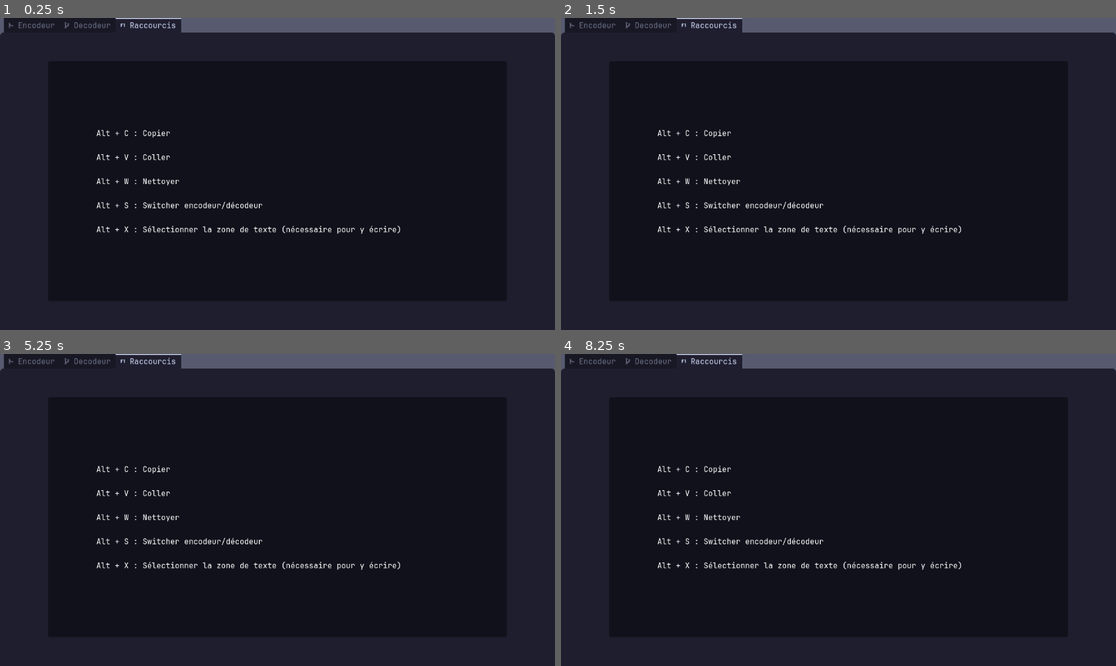
Above: before the commit, frames 1-4 (two rows, left to right).
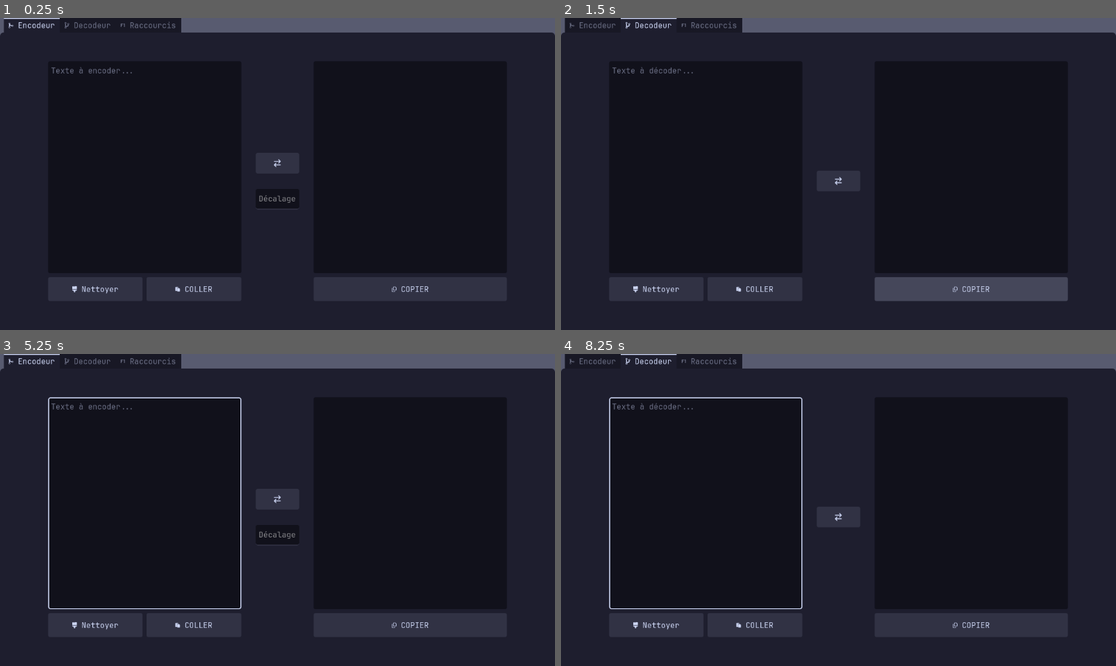
Above: after the commit, the same moments.

Repository: LaChaussetteGauche/UniCypherCode
Game: Godot game, scene res://Scenes/control.tscn
Two runs of this game, one before a commit and one after it. Both use one fixed random seed, a clock stepped at 60 frames per second and the inputs below. Before the commit the project starts from res://control.tscn.
Inputs (mouse positions are in pixels of both pictures, inside the frame that each line leads up to):
- Up to frame 1 (0.25 s): no input
- Up to frame 2 (1.5 s): click (838, 164) at 0.5 s, where only the run after the commit has a clickable ""; click (971, 289) at 1.25 s, where only the run after the commit has a clickable " COPIER"
- Up to frame 3 (5.25 s): click (94, 625) at 2 s, where only the run after the commit has a clickable " Nettoyer"; click (194, 625) at 2.75 s, where only the run after the commit has a clickable " COLLER"; click (94, 625) at 3.5 s, where only the run after the commit has a clickable " Nettoyer"; click (194, 625) at 4.25 s, where only the run after the commit has a clickable " COLLER"; click (277, 516) at 5 s, where only the run after the commit has a clickable ""
- Up to frame 4 (8.25 s): click (971, 625) at 5.75 s, where only the run after the commit has a clickable " COPIER"; click (655, 625) at 6.5 s, where only the run after the commit has a clickable " Nettoyer"; click (755, 625) at 7.25 s, where only the run after the commit has a clickable " COLLER"; click (838, 500) at 8 s, where only the run after the commit has a clickable ""

The runs differ from the first frame. In frame 1, 7.1% of the frame differs, in the area x 0-92%, y 0-91%; in frame 2, 7.1%; in frame 3, 7.7%; in frame 4, 7.7%.

Commit message:
AJOUT option décalage

Diff:
--- a/control.tscn
+++ b/Scenes/control.tscn
@@ -1,9 +1,9 @@
 [gd_scene format=3 uid="uid://dritfvqno2qbd"]
 
-[ext_resource type="Script" uid="uid://duenjhcyg8tgg" path="res://control.gd" id="1_qtu10"]
-[ext_resource type="PackedScene" uid="uid://f7gqau348lam" path="res://decode.tscn" id="2_ee4bf"]
-[ext_resource type="FontFile" uid="uid://ce3udj4wrvttl" path="res://JetBrainsMonoNerdFontMono-Regular.ttf" id="2_kbped"]
-[ext_resource type="PackedScene" uid="uid://d3hir4cg5kkrd" path="res://encode.tscn" id="3_kbped"]
+[ext_resource type="Script" uid="uid://duenjhcyg8tgg" path="res://Scripts/control.gd" id="1_wpaqk"]
+[ext_resource type="FontFile" uid="uid://ce3udj4wrvttl" path="res://JetBrainsMonoNerdFontMono-Regular.ttf" id="2_btyrf"]
+[ext_resource type="PackedScene" uid="uid://d3hir4cg5kkrd" path="res://Scenes/encode.tscn" id="3_btyrf"]
+[ext_resource type="PackedScene" uid="uid://f7gqau348lam" path="res://Scenes/decode.tscn" id="4_dqysy"]
 
 [sub_resource type="StyleBoxFlat" id="StyleBoxFlat_0tcye"]
 bg_color = Color(0.34509805, 0.35686275, 0.4392157, 1)
@@ -48,7 +48,7 @@
 corner_radius_bottom_left = 4
 
 [node name="Control" type="Node" unique_id=785502328]
-script = ExtResource("1_qtu10")
+script = ExtResource("1_wpaqk")
 
 [node name="Panel" type="Panel" parent="." unique_id=801948941]
 anchors_preset = 15
@@ -67,30 +67,30 @@
 theme_override_colors/font_selected_color = Color(0.8039216, 0.8392157, 0.95686275, 1)
 theme_override_colors/font_hovered_color = Color(0.8039216, 0.8392157, 0.95686275, 1)
 theme_override_colors/font_unselected_color = Color(0.42352942, 0.4392157, 0.5254902, 1)
-theme_override_fonts/font = ExtResource("2_kbped")
+theme_override_fonts/font = ExtResource("2_btyrf")
 theme_override_font_sizes/font_size = 16
 theme_override_styles/panel = SubResource("StyleBoxFlat_qtu10")
 theme_override_styles/tab_unselected = SubResource("StyleBoxFlat_kbped")
 theme_override_styles/tab_hovered = SubResource("StyleBoxFlat_iy58a")
 theme_override_styles/tab_selected = SubResource("StyleBoxFlat_fj5cn")
-current_tab = 2
+current_tab = 0
 tab_0/title = " Encodeur"
 tab_1/title = " Decodeur"
 tab_2/title = "󱊫 Raccourcis"
 
-[node name="Encode" parent="TabContainer" unique_id=1446872324 instance=ExtResource("3_kbped")]
-visible = false
+[node name="Encode" parent="TabContainer" unique_id=1446872324 instance=ExtResource("3_btyrf")]
 layout_mode = 2
 metadata/_tab_index = 0
 metadata/_tab_name = " Encodeur"
 
-[node name="Decode" parent="TabContainer" unique_id=680072098 instance=ExtResource("2_ee4bf")]
+[node name="Decode" parent="TabContainer" unique_id=680072098 instance=ExtResource("4_dqysy")]
 visible = false
 layout_mode = 2
 metadata/_tab_index = 1
 metadata/_tab_name = " Decodeur"
 
 [node name="Shortcuts" type="MarginContainer" parent="TabContainer" unique_id=960430162]
+visible = false
 layout_mode = 2
 theme_override_constants/margin_left = 100
 theme_override_constants/margin_top = 60
--- a/decode.tscn
+++ b/Scenes/decode.tscn
@@ -1,7 +1,7 @@
 [gd_scene format=3 uid="uid://f7gqau348lam"]
 
-[ext_resource type="Script" uid="uid://bugrpux1d4bbv" path="res://decode.gd" id="1_ft6e2"]
-[ext_resource type="FontFile" uid="uid://ce3udj4wrvttl" path="res://JetBrainsMonoNerdFontMono-Regular.ttf" id="2_mvs0n"]
+[ext_resource type="Script" uid="uid://bugrpux1d4bbv" path="res://Scripts/decode.gd" id="1_wa3j5"]
+[ext_resource type="FontFile" uid="uid://ce3udj4wrvttl" path="res://JetBrainsMonoNerdFontMono-Regular.ttf" id="2_or4dg"]
 
 [sub_resource type="StyleBoxFlat" id="StyleBoxFlat_mvs0n"]
 content_margin_left = 6.0
@@ -138,7 +138,7 @@
 anchor_bottom = 1.0
 grow_horizontal = 2
 grow_vertical = 2
-script = ExtResource("1_ft6e2")
+script = ExtResource("1_wa3j5")
 
 [node name="MarginContainer" type="MarginContainer" parent="." unique_id=292631537]
 layout_mode = 1
@@ -201,19 +201,20 @@
 theme_override_colors/font_color = Color(0.8039216, 0.8392157, 0.95686275, 1)
 theme_override_colors/font_pressed_color = Color(0.8039216, 0.8392157, 0.95686275, 1)
 theme_override_colors/font_hover_color = Color(0.8039216, 0.8392157, 0.95686275, 1)
-theme_override_fonts/font = ExtResource("2_mvs0n")
+theme_override_fonts/font = ExtResource("2_or4dg")
 theme_override_styles/normal = SubResource("StyleBoxFlat_dnbte")
 theme_override_styles/pressed = SubResource("StyleBoxFlat_lrgad")
 theme_override_styles/hover = SubResource("StyleBoxFlat_si0n3")
 text = " COLLER"
 
 [node name="SwitchButton" type="Button" parent="MarginContainer/HBoxContainer" unique_id=948846570]
+custom_minimum_size = Vector2(90, 0)
 layout_mode = 2
 size_flags_vertical = 4
 theme_override_colors/font_color = Color(0.8039216, 0.8392157, 0.95686275, 1)
 theme_override_colors/font_pressed_color = Color(0.8039216, 0.8392157, 0.95686275, 1)
 theme_override_colors/font_hover_color = Color(0.8039216, 0.8392157, 0.95686275, 1)
-theme_override_fonts/font = ExtResource("2_mvs0n")
+theme_override_fonts/font = ExtResource("2_or4dg")
 theme_override_font_sizes/font_size = 32
 theme_override_styles/normal = SubResource("StyleBoxFlat_qldwk")
 theme_override_styles/pressed = SubResource("StyleBoxFlat_4uf71")
--- a/encode.tscn
+++ b/Scenes/encode.tscn
@@ -1,7 +1,7 @@
 [gd_scene format=3 uid="uid://d3hir4cg5kkrd"]
 
-[ext_resource type="Script" uid="uid://b0y4labjwuu3o" path="res://encode.gd" id="1_0usgp"]
-[ext_resource type="FontFile" uid="uid://ce3udj4wrvttl" path="res://JetBrainsMonoNerdFontMono-Regular.ttf" id="2_u4efu"]
+[ext_resource type="Script" uid="uid://b0y4labjwuu3o" path="res://Scripts/encode.gd" id="1_hhm2o"]
+[ext_resource type="FontFile" uid="uid://ce3udj4wrvttl" path="res://JetBrainsMonoNerdFontMono-Regular.ttf" id="2_w3a56"]
 
 [sub_resource type="StyleBoxFlat" id="StyleBoxFlat_fkf73"]
 content_margin_left = 6.0
@@ -94,6 +94,15 @@
 content_margin_left = 8.0
 content_margin_right = 8.0
 bg_color = Color(0.27058825, 0.2784314, 0.3529412, 1)
+corner_radius_top_left = 4
+corner_radius_top_right = 4
+corner_radius_bottom_right = 4
+corner_radius_bottom_left = 4
+
+[sub_resource type="StyleBoxFlat" id="StyleBoxFlat_0tcye"]
+bg_color = Color(0.06666667, 0.06666667, 0.105882354, 1)
+border_width_bottom = 2
+border_color = Color(0.19215687, 0.19607843, 0.26666668, 1)
 corner_radius_top_left = 4
 corner_radius_top_right = 4
 corner_radius_bottom_right = 4
@@ -138,7 +147,7 @@
 anchor_bottom = 1.0
 grow_horizontal = 2
 grow_vertical = 2
-script = ExtResource("1_0usgp")
+script = ExtResource("1_hhm2o")
 
 [node name="MarginContainer" type="MarginContainer" parent="." unique_id=589147083]
 layout_mode = 1
@@ -201,25 +210,40 @@
 theme_override_colors/font_color = Color(0.8039216, 0.8392157, 0.95686275, 1)
 theme_override_colors/font_pressed_color = Color(0.8039216, 0.8392157, 0.95686275, 1)
 theme_override_colors/font_hover_color = Color(0.8039216, 0.8392157, 0.95686275, 1)
-theme_override_fonts/font = ExtResource("2_u4efu")
+theme_override_fonts/font = ExtResource("2_w3a56")
 theme_override_styles/normal = SubResource("StyleBoxFlat_psq8c")
 theme_override_styles/pressed = SubResource("StyleBoxFlat_sv5pd")
 theme_override_styles/hover = SubResource("StyleBoxFlat_vg5sf")
 text = " COLLER"
 
-[node name="SwitchButton" type="Button" parent="MarginContainer/HBoxContainer" unique_id=1734408119]
+[node name="VBoxContainer3" type="VBoxContainer" parent="MarginContainer/HBoxContainer" unique_id=773688690]
 layout_mode = 2
 size_flags_vertical = 4
-theme_override_colors/font_color = Color(0.8039216, 0.8392157, 0.95686275, 1)
-theme_override_colors/font_pressed_color = Color(0.8039216, 0.8392157, 0.95686275, 1)
-theme_override_colors/font_hover_color = Color(0.8039216, 0.8392157, 0.95686275, 1)
-theme_override_fonts/font = ExtResource("2_u4efu")
+theme_override_constants/separation = 32
+
+[node name="SwitchButton" type="Button" parent="MarginContainer/HBoxContainer/VBoxContainer3" unique_id=1734408119]
+layout_mode = 2
+size_flags_vertical = 4
+theme_override_colors/font_color = Color(0.8039216, 0.8392157, 0.95686275, 1)
+theme_override_colors/font_pressed_color = Color(0.8039216, 0.8392157, 0.95686275, 1)
+theme_override_colors/font_hover_color = Color(0.8039216, 0.8392157, 0.95686275, 1)
+theme_override_fonts/font = ExtResource("2_w3a56")
 theme_override_font_sizes/font_size = 32
 theme_override_styles/normal = SubResource("StyleBoxFlat_8orff")
 theme_override_styles/pressed = SubResource("StyleBoxFlat_6gqb8")
 theme_override_styles/hover = SubResource("StyleBoxFlat_df36m")
 text = ""
 
+[node name="LineEdit" type="LineEdit" parent="MarginContainer/HBoxContainer/VBoxContainer3" unique_id=701603504]
+custom_minimum_size = Vector2(90, 43)
+layout_mode = 2
+theme_override_fonts/font = ExtResource("2_w3a56")
+theme_override_styles/normal = SubResource("StyleBoxFlat_0tcye")
+placeholder_text = "Décalage"
+alignment = 1
+max_length = 1
+caret_blink = true
+
 [node name="VBoxContainer2" type="VBoxContainer" parent="MarginContainer/HBoxContainer" unique_id=989467949]
 layout_mode = 2
 size_flags_horizontal = 3
@@ -254,5 +278,6 @@
 [connection signal="text_changed" from="MarginContainer/HBoxContainer/VBoxContainer/TextEdit" to="." method="_on_text_edit_text_changed"]
 [connection signal="pressed" from="MarginContainer/HBoxContainer/VBoxContainer/HBoxContainer/ClearButton" to="." method="_on_clear_button_pressed"]
 [connection signal="pressed" from="MarginContainer/HBoxContainer/VBoxContainer/HBoxContainer/PasteButton" to="." method="_on_paste_button_pressed"]
-[connection signal="pressed" from="MarginContainer/HBoxContainer/SwitchButton" to="." method="_on_switch_button_pressed"]
+[connection signal="pressed" from="MarginContainer/HBoxContainer/VBoxContainer3/SwitchButton" to="." method="_on_switch_button_pressed"]
+[connection signal="text_changed" from="MarginContainer/HBoxContainer/VBoxContainer3/LineEdit" to="." method="_on_line_edit_text_changed"]
 [connection signal="pressed" from="MarginContainer/HBoxContainer/VBoxContainer2/CopyButton" to="." method="_on_copy_button_pressed"]
--- a/decode.gd
+++ b/Scripts/decode.gd
@@ -29,18 +29,18 @@
 
 	if text_edit.text == "":
 		return
-	elif !int(text_edit.text) or len(text_edit.text) < 2:
+	elif !text_edit.text.is_valid_int() or len(text_edit.text) < 2:
 		error = true
 		label.add_theme_color_override(&"font_color", Color.hex(0xf38ba8ff))
 		label.text = "ERROR"
 		return
 
-	var offset = int(text_edit.text[0])
+	var offset := int(text_edit.text[0])
 
-	var i = 1
+	var i := 1
 
 	while true:
-		var chr = ""
+		var chr := ""
 
 		for j in int(text_edit.text[i]):
 			if len(text_edit.text) > i + j + 1:
--- a/encode.gd
+++ b/Scripts/encode.gd
@@ -2,6 +2,9 @@
 
 @onready var text_edit: TextEdit = $MarginContainer/HBoxContainer/VBoxContainer/TextEdit
 @onready var label: Label = $MarginContainer/HBoxContainer/VBoxContainer2/ScrollContainer/Label
+@onready var line_edit: LineEdit = $MarginContainer/HBoxContainer/VBoxContainer3/LineEdit
+
+var error := false
 
 
 func input(_event: InputEvent) -> void:
@@ -21,20 +24,33 @@
 	_on_text_edit_text_changed()
 
 func _on_text_edit_text_changed() -> void:
+	error = false
+	label.add_theme_color_override(&"font_color", Color.hex(0xcdd6f4ff))
 	if text_edit.text == "":
 		label.text = ""
 		return
 
-	var offset = str(randi_range(1, 9))
-	label.text = offset
+	var offset: int
+	if line_edit.text != "":
+		if line_edit.text.is_valid_int():
+			offset = int(line_edit.text)
+		else:
+			error = true
+			label.add_theme_color_override(&"font_color", Color.hex(0xf38ba8ff))
+			label.text = "ERROR"
+			return
+	else:
+		offset = randi_range(1, 9)
+	label.text = str(offset)
 
 	for i in len(text_edit.text):
-		var unicode = str(text_edit.text.unicode_at(i) + int(offset))
+		var unicode := str(text_edit.text.unicode_at(i) + offset)
 		label.text = label.text + str(len(unicode)) + unicode
 
 
 func _on_copy_button_pressed() -> void:
-	DisplayServer.clipboard_set(label.text)
+	if !error:
+		DisplayServer.clipboard_set(label.text)
 
 
 func _on_switch_button_pressed() -> void:
@@ -49,3 +65,7 @@
 func _on_clear_button_pressed() -> void:
 	text_edit.text = ""
 	_on_text_edit_text_changed()
+
+
+func _on_line_edit_text_changed(_new_text: String) -> void:
+	_on_text_edit_text_changed()
--- a/icon.svg
+++ /dev/null
@@ -1 +0,0 @@
-<svg xmlns="http://www.w3.org/2000/svg" width="128" height="128"><rect width="124" height="124" x="2" y="2" fill="#363d52" stroke="#212532" stroke-width="4" rx="14"/><g fill="#fff" transform="translate(12.322 12.322)scale(.101)"><path d="M105 673v33q407 354 814 0v-33z"/><path fill="#478cbf" d="m105 673 152 14q12 1 15 14l4 67 132 10 8-61q2-11 15-15h162q13 4 15 15l8 61 132-10 4-67q3-13 15-14l152-14V427q30-39 56-81-35-59-83-108-43 20-82 47-40-37-88-64 7-51 8-102-59-28-123-42-26 43-46 89-49-7-98 0-20-46-46-89-64 14-123 42 1 51 8 102-48 27-88 64-39-27-82-47-48 49-83 108 26 42 56 81zm0 33v39c0 276 813 276 814 0v-39l-134 12-5 69q-2 10-14 13l-162 11q-12 0-16-11l-10-65H446l-10 65q-4 11-16 11l-162-11q-12-3-14-13l-5-69z"/><path d="M483 600c0 34 58 34 58 0v-86c0-34-58-34-58 0z"/><circle cx="725" cy="526" r="90"/><circle cx="299" cy="526" r="90"/></g><g fill="#414042" transform="translate(12.322 12.322)scale(.101)"><circle cx="307" cy="532" r="60"/><circle cx="717" cy="532" r="60"/></g></svg>
--- a/project.godot
+++ b/project.godot
@@ -17,7 +17,11 @@
 run/low_processor_mode=true
 boot_splash/bg_color=Color(0.06666667, 0.06666667, 0.105882354, 1)
 boot_splash/show_image=false
-config/icon="res://icon.svg"
+config/icon="uid://dx4p0enhkjcak"
+
+[debug]
+
+gdscript/warnings/untyped_declaration=1
 
 [input]
 
Not shown: 1 places in Scenes/control.tscn that only renumber resources
Not shown: 4 places in Scenes/decode.tscn that only renumber resources
Not shown: 4 places in Scenes/encode.tscn that only renumber resources
Renamed: control.gd -> Scripts/control.gd
Renamed: control.gd.uid -> Scripts/control.gd.uid
Renamed: decode.gd.uid -> Scripts/decode.gd.uid
Renamed: encode.gd.uid -> Scripts/encode.gd.uid
Binary file added: icon.png
Not shown, changed: icon.png.import
